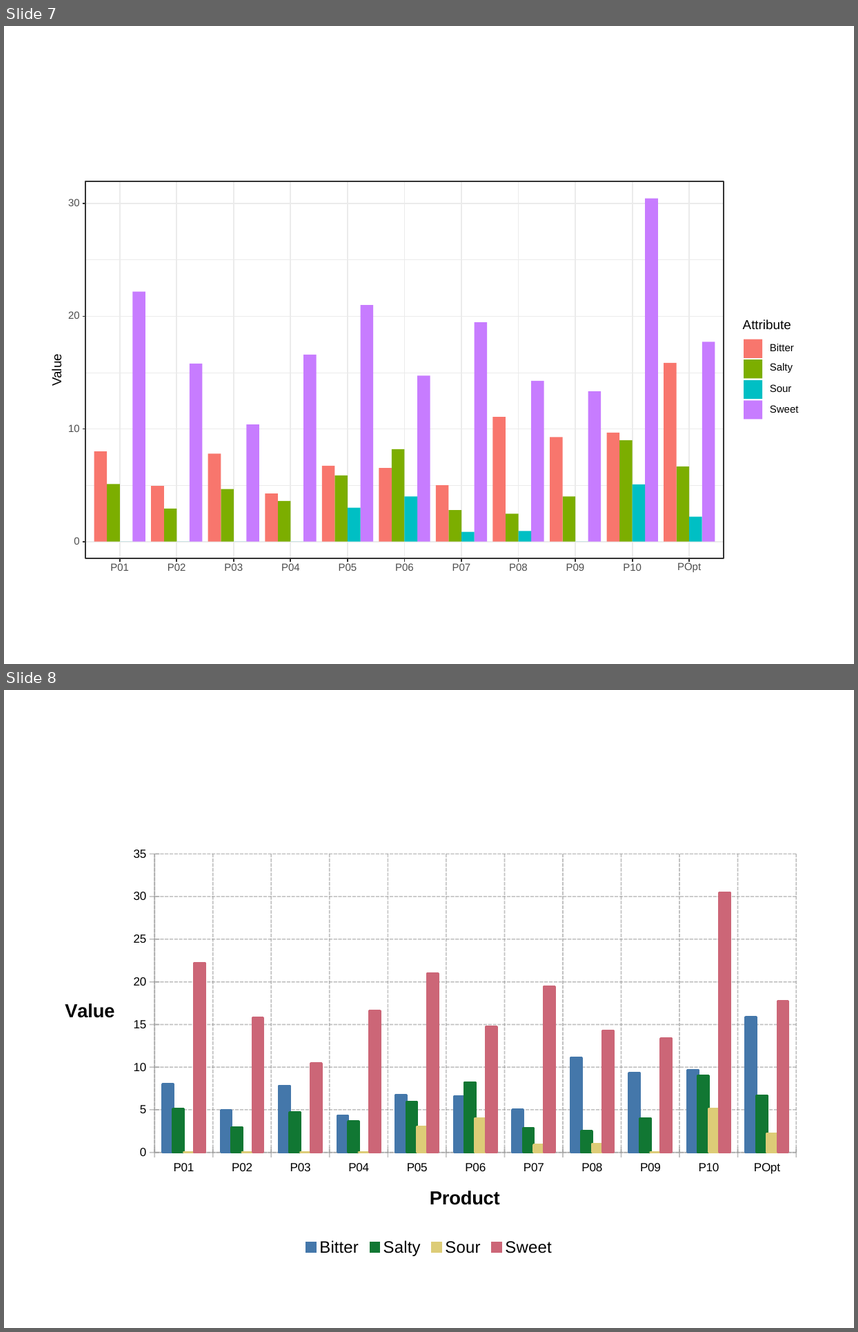
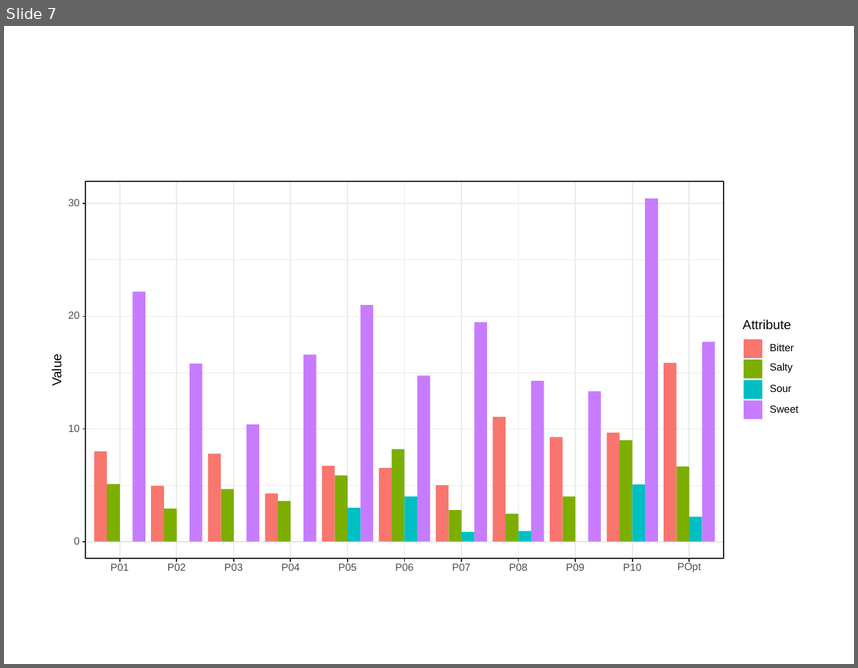
Before and after one commit to john-aigora/i2ds4scc_bookdown, a slide deck: temp/my powerpoint export.pptx. Shown one above the other, each under a label of ours: slides 7 and 8 before the commit, slide 7 after it. The pictures are 858x1332 and 858x668 pixels, drawn with LibreOffice and Linux fonts; fonts in the diff are those of the drawing. Boxes give left, top, right and bottom in pixels: in the first picture for what was removed or moved away, otherwise in the second. Text is boxed around its words. In the diff, an @@ line names an element or a change of style, - is before the commit and + after.

```diff
--- a/temp/my powerpoint export.pptx
+++ b/temp/my powerpoint export.pptx
@@ slide 8 removed at bbox=[4, 690, 854, 1328], background #FFFFFF @@
@@ column chart removed at bbox=[47, 839, 811, 1259] @@
-categories: P01, P02, P03, P04, P05, P06, P07, P08, P09, P10, POpt
-Bitter: 8, 5, 8, 4, 7, 7, 5, 11, 9, 10, 16
-Salty: 5, 3, 5, 4, 6, 8, 3, 2, 4, 9, 7
-Sour: 0, 0, 0, 0, 3, 4, 1, 1, 0, 5, 2
-Sweet: 22, 16, 10, 17, 21, 15, 19, 14, 13, 30, 18
```
Also in this commit, not shown: 4 other files.
